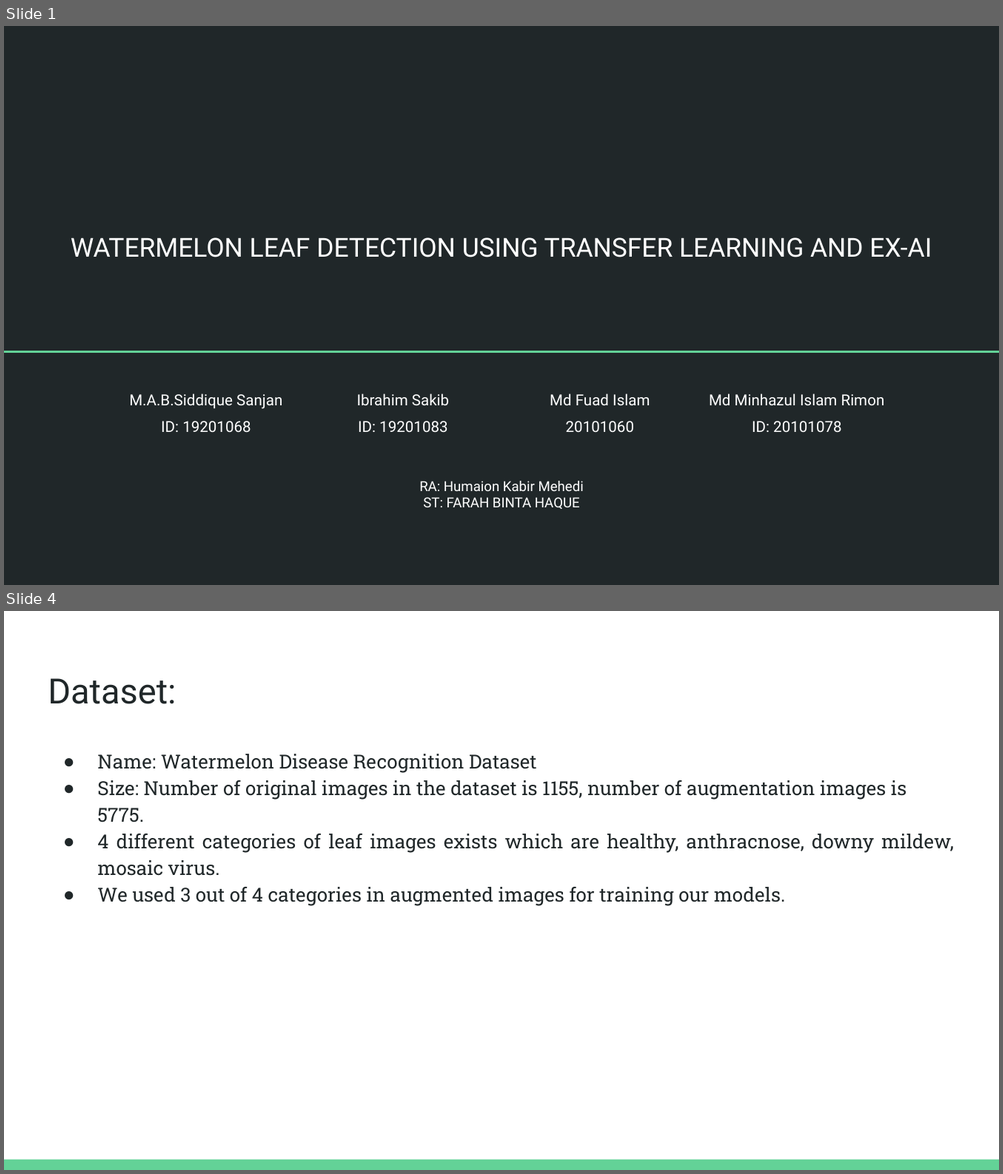
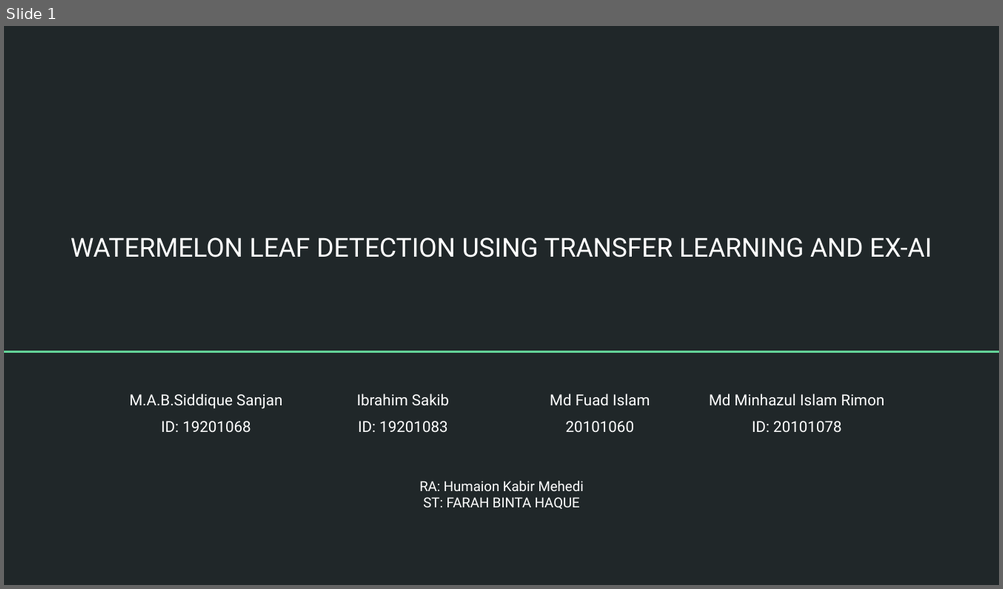
Before and after one commit to mdFuadIslam/cse438, a slide deck: Submission4/Slide.pptx. Shown one above the other, each under a label of ours: slides 1 and 4 before the commit, slide 1 after it; the slides between them are not shown. The pictures are 1003x1174 and 1003x589 pixels, drawn with LibreOffice and Linux fonts; fonts in the diff are those of the drawing. Boxes give left, top, right and bottom in pixels: in the first picture for what was removed or moved away, otherwise in the second. Text is boxed around its words. In the diff, an @@ line names an element or a change of style, - is before the commit and + after.

```diff
--- a/Submission4/Slide.pptx
+++ b/Submission4/Slide.pptx
@@ slide 4 removed at box(4, 611, 999, 1170), background #FFFFFF @@
@@ title removed at box(48, 678, 176, 704) @@
-Dataset:
@@ text removed at box(97, 754, 953, 906) @@
-● Name: Watermelon Disease Recognition Dataset
-● Size: Number of original images in the dataset is 1155, number of augmentation images is 5775.
-● 4 different categories of leaf images exists which are healthy, anthracnose, downy mildew, mosaic virus.
-● We used 3 out of 4 categories in augmented images for training our models.
@@ rectangle removed at box(4, 1160, 999, 1170) @@
```
Also in this commit, not shown: 4 slides changed, 10 slides added, 1 other slide removed, 4 other files.
